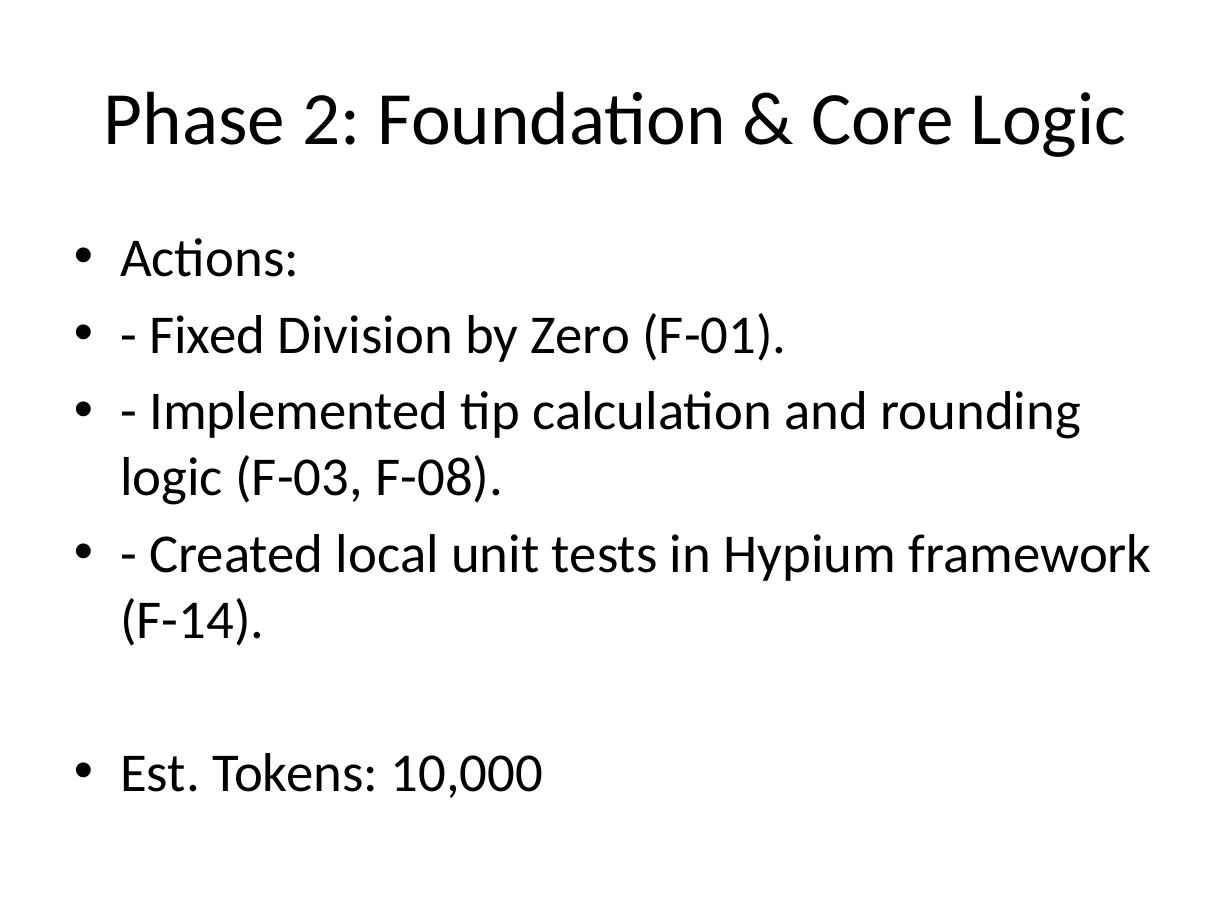
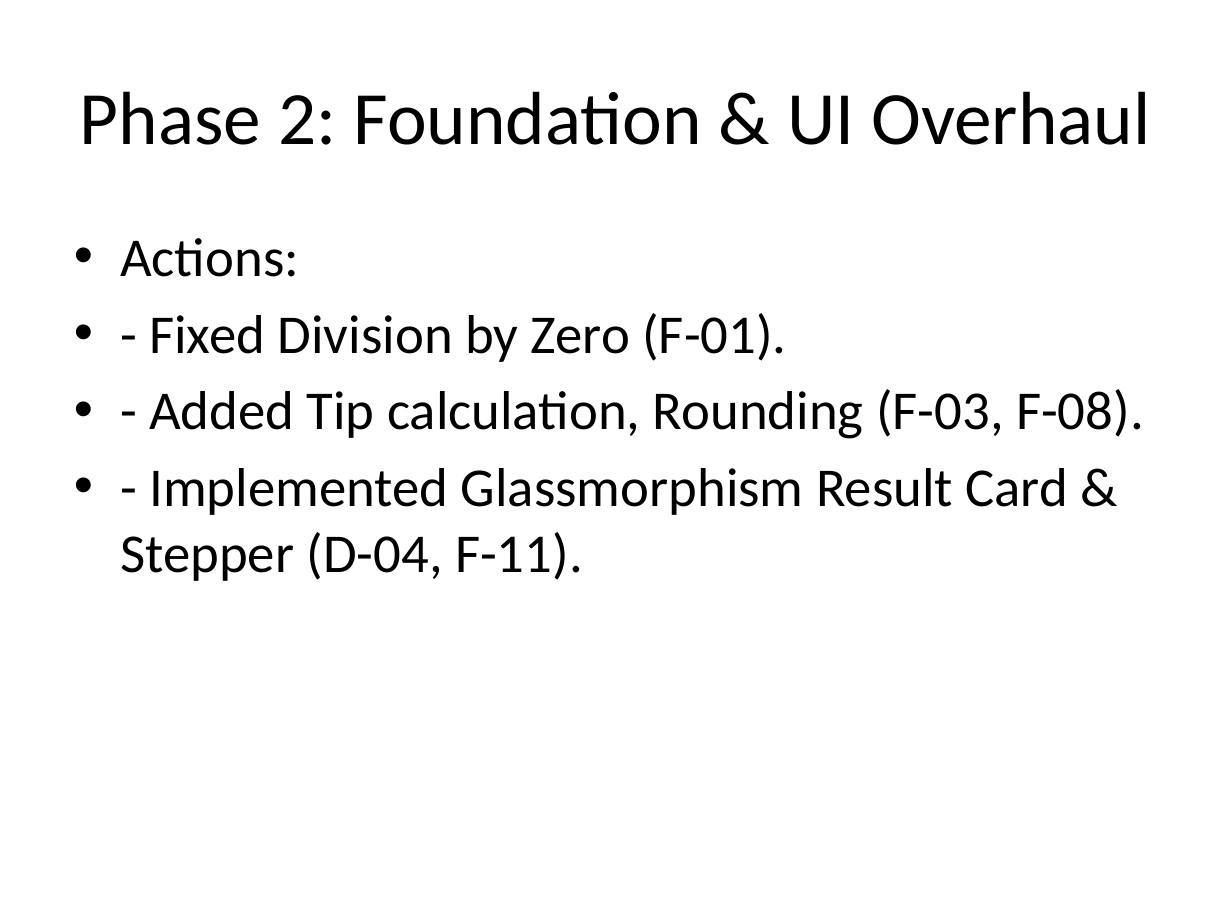
Before and after one commit to bunyamineymen/quick-bill-split, a slide deck: slide 4 of Project_Summary.pptx. Drawn at 1232x924 pixels with LibreOffice and Linux fonts; fonts in the diff are those of the drawing. Boxes give left, top, right and bottom in pixels: in the first picture for what was removed or moved away, otherwise in the second. Text is boxed around its words. In the diff, an @@ line names an element or a change of style, - is before the commit and + after.

```diff
--- a/Project_Summary.pptx
+++ b/Project_Summary.pptx
@@ title at [80, 91, 1150, 145]: text changed @@
-Phase 2: Foundation & Core Logic
+Phase 2: Foundation & UI Overhaul
@@ text at [120, 389, 1144, 581]: text changed @@
-• - Implemented tip calculation and rounding logic (F-03, F-08).
-• - Created local unit tests in Hypium framework (F-14).
-• Est. Tokens: 10,000
+• - Added Tip calculation, Rounding (F-03, F-08).
+• - Implemented Glassmorphism Result Card & Stepper (D-04, F-11).
```
Also in this commit, not shown: 6 other slides changed, 1 slide added, 1 slide removed.
